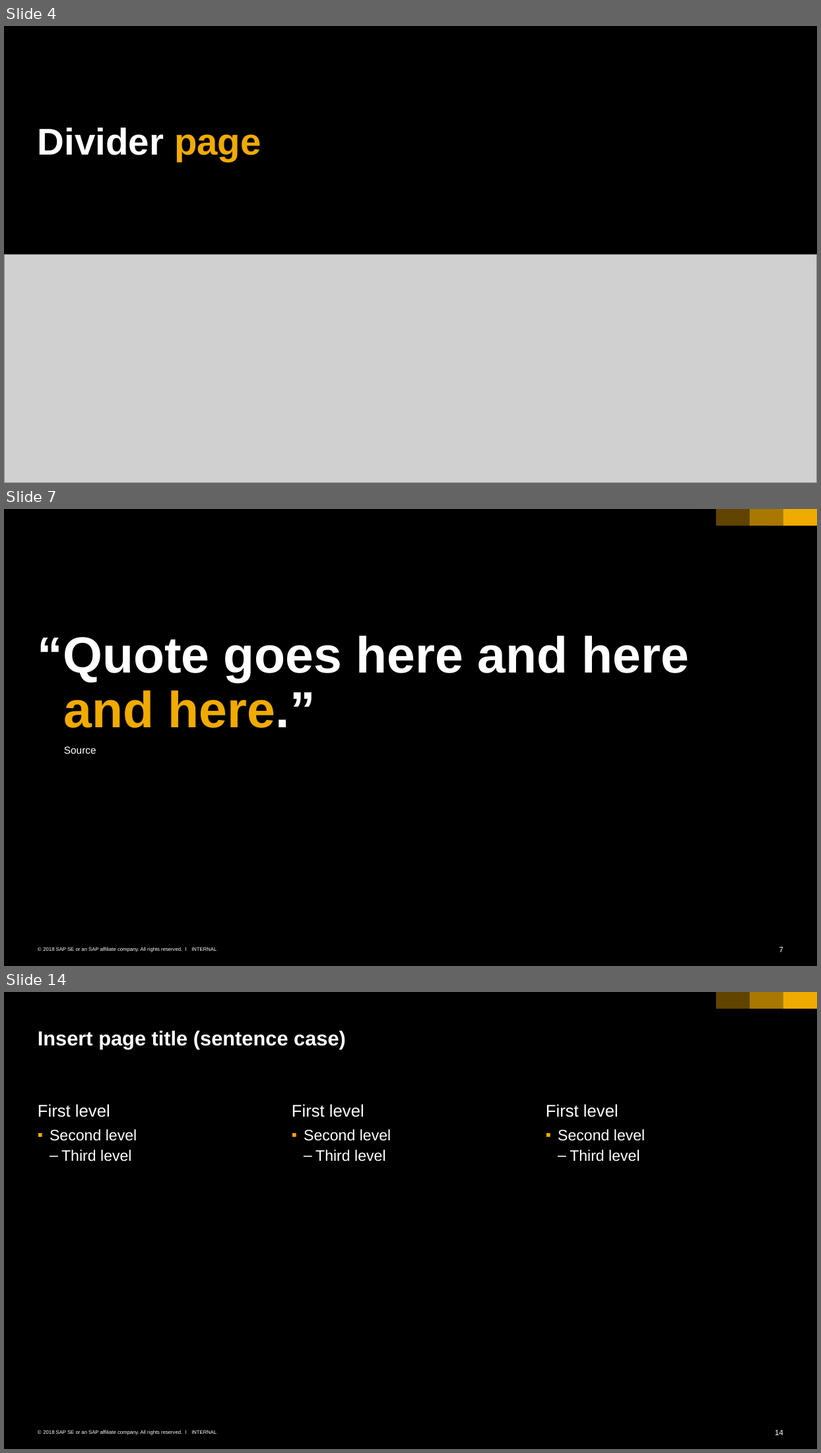
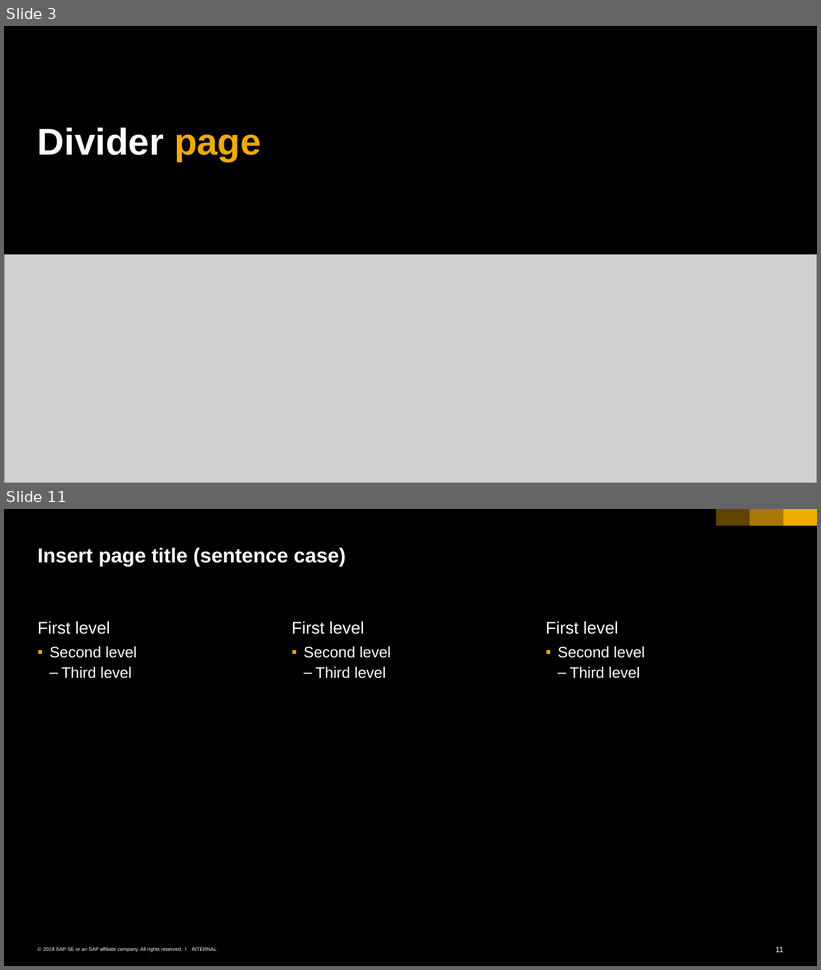
Before and after one commit to HackYourCareer/201805_HYC-devops-community_chapter2, a slide deck: presentation/dc_c2.pptx. Shown one above the other, each under a label of ours: slides 4, 7 and 14 before the commit, slides 3 and 11 after it; the slides between them are not shown. The pictures are 821x1453 and 821x970 pixels, drawn with LibreOffice and Linux fonts; fonts in the diff are those of the drawing; grey boxes stand for pictures. Boxes give left, top, right and bottom in pixels: in the first picture for what was removed or moved away, otherwise in the second. Text is boxed around its words. In the diff, an @@ line names an element or a change of style, - is before the commit and + after.

```diff
--- a/presentation/dc_c2.pptx
+++ b/presentation/dc_c2.pptx
@@ slide 7 removed at <box>4,509,817,966</box>, background #000000; not listed: 6 template elements that a slide beside it also shows @@
@@ text removed at <box>38,636,690,754</box> @@
-“Quote goes here and here and here.”
-  Source
@@ what was slide 4 is now slide 3 @@
@@ what was slide 14 is now slide 11 @@
@@ page number at <box>776,947,783,953</box>: text changed @@
-14
+11
```
Also in this commit, not shown: 1 slide changed, 6 slides added, 8 other slides removed, 17 other files.
